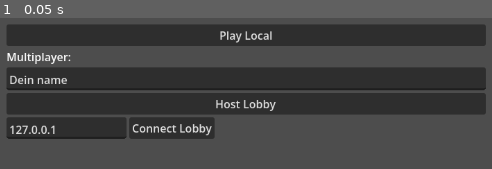
Above: before the commit, frame 1.
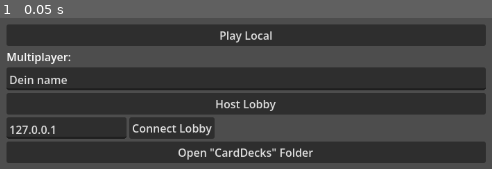
Above: after the commit, the same moment.

Repository: Mineorbit/Quarto
Game: Godot game, scene res://scenes/main_menu.tscn
The game is run twice, just before and just after one commit, with the same random seed, the same clock (stepped at 60 frames per second) and the same inputs.
Inputs:
- Up to frame 1 (0.05 s): no input

The runs differ from the first frame. In frame 1, 13% of the frame differs, in the area x 1-99%, y 82-97%.

Commit message:
feat: button to open folder containing card packs

Diff:
--- a/MainMenuUI.gd
+++ b/MainMenuUI.gd
@@ -29,3 +29,12 @@
 	NetworkLobby.player_info["name"] = username_field.text
 	print("Connecting as "+str(NetworkLobby.player_info["name"]))
 	NetworkLobby.join_game(ip_address_field.text)
+
+
+
+func on_open_carddeck_button_pressed() -> void:
+	var path = "user://card_packs/"
+	# Convert the user:// path to an absolute system path
+	var absolute_path = ProjectSettings.globalize_path(path)
+	# Open the folder in the OS file manager
+	OS.shell_open(absolute_path)
--- a/scenes/main_menu.tscn
+++ b/scenes/main_menu.tscn
@@ -52,5 +52,10 @@
 text = "Connect Lobby
 "
 
+[node name="Button" type="Button" parent="Buttons" unique_id=301944261]
+layout_mode = 2
+text = "Open \"CardDecks\" Folder"
+
 [connection signal="pressed" from="Buttons/Play Host" to="." method="on_host_lobby_pressed"]
 [connection signal="pressed" from="Buttons/OnlineContainer/Play Online" to="." method="on_play_online_pressed"]
+[connection signal="pressed" from="Buttons/Button" to="." method="on_open_carddeck_button_pressed"]
